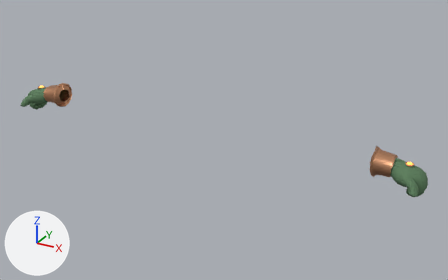
The glTF model game/assets/characters/hero/wear/depth_vaultpath_grips.glb, before and after one commit.
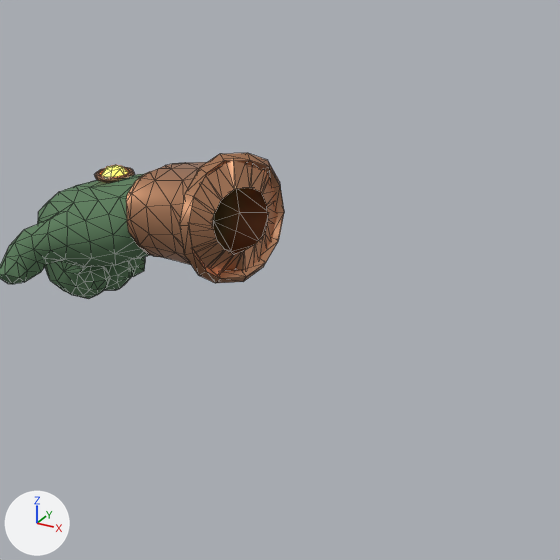
There are two pictures of each version: one whole from a 50 mm lens placed at (1.127, -1.847, 2.343), pointed at (0.099, 0.022, 1.408), one close up on the part from 5% to 27% of the width and 20% to 56% of the height. Every picture has the same lights, and +X, +Y and +Z are marked at lower left. The first two pictures are the older version. The close-ups show mesh edges as thin lines. Vertices at exactly the same position are counted once.

The older version as bpy lines, for what is in view:
```python
me_wear_r = bpy.data.meshes.new('wear_R')
me_wear_r.from_pydata(...)  # 653 vertices, 1201 faces; spans x -0.849..-0.664, y -0.09..0.062, z 1.378..1.51
# faces by material slot: [537, 24, 640]
me_wear_r.materials.append(mat_bh_bronze__it_hw_copper)  # beige #dda27c
me_wear_r.materials.append(mat_bh_emissive__it_hw_ember)  # orange #ffaa50, glowing orange #ffad50
me_wear_r.materials.append(mat_bh_cloth_secondary__it_hw_forest)  # dark green #597c59
ob_wear_r = bpy.data.objects.new('wear_R', me_wear_r)
ob_wear_r.location = (0.0, 0.0, 0.0)
```
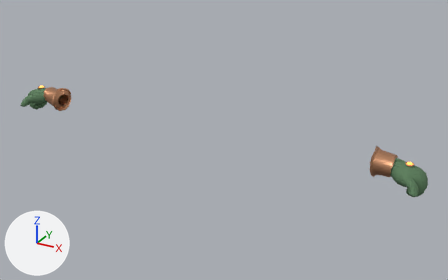
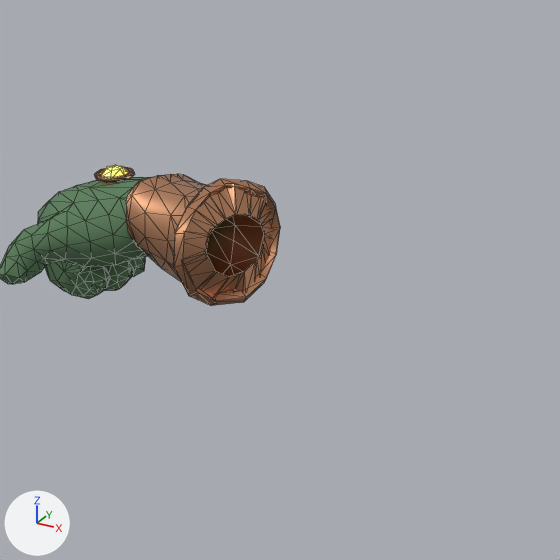
The newer file adds a shape key; the second version is drawn at full value of the shape key 'female' of 'wear_R', and the change is written as the vertex moves it makes.

Changed parts and their boxes [x1, y1, x2, y2] in the close-ups (560 x 560 px; the box of a moved part takes in the faces that stretch with it):
'wear_R', reshaped: before [0, 153, 284, 299]; after [0, 165, 280, 305]
part 1 of me_wear_r, moved or reshaped: before [95, 153, 284, 283]; after [95, 174, 280, 305]

The change in detail:
me_wear_r is used by ob_wear_r; location (0.0, 0.0, 0.0).
me_wear_r had 653 vertices, 1201 faces and spanned x -0.849..-0.664, y -0.09..0.062, z 1.378..1.51.
me_wear_r now has 653 vertices, 1201 faces and spans x -0.849..-0.661, y -0.09..0.054, z 1.378..1.491.
me_wear_r part 1: 273 of 653 vertices moved; they spanned x -0.763..-0.664, y -0.046..0.062, z 1.408..1.51 and now span x -0.762..-0.661, y -0.056..0.054, z 1.391..1.491; mean shift (0.0, -0.004, -0.009); largest move (-0.664, 0.02, 1.481) -> (-0.662, 0.014, 1.461).
